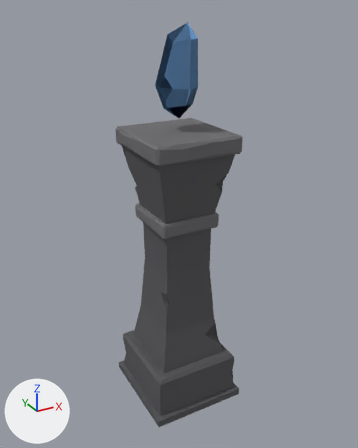
A saved change to the FBX model Assets/Project/Art/Models/Stele_Sentinel.FBX.
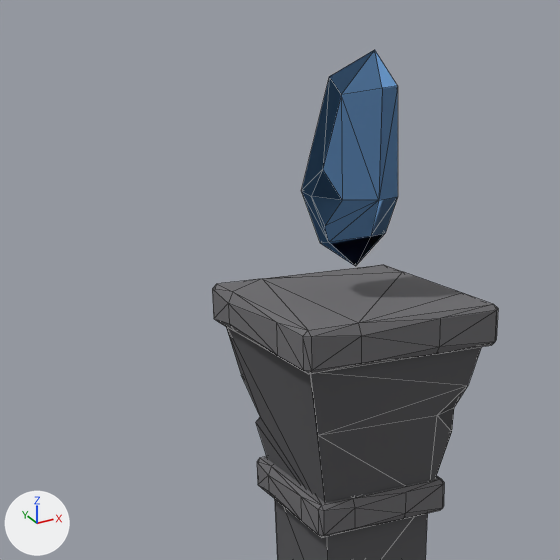
Each version is shown whole from a 50 mm camera at (-2.91, -5.36, 5.36) aimed at (0.04, 0.0, 2.68), then close up on the part from 6% to 75% of the width and 0% to 56% of the height. Lighting does not change. The marker at lower left points along +X, +Y and +Z. The close-ups show mesh edges as thin lines. Where no turn or scale is listed for an object, it has been applied to the vertices.

The first close-up shows 'Brasero001'.
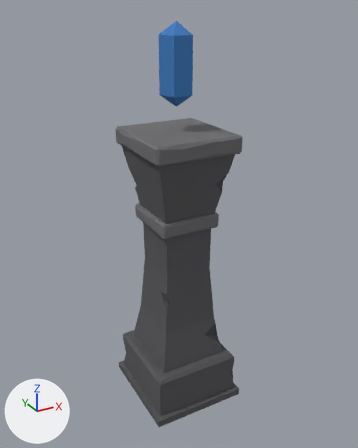
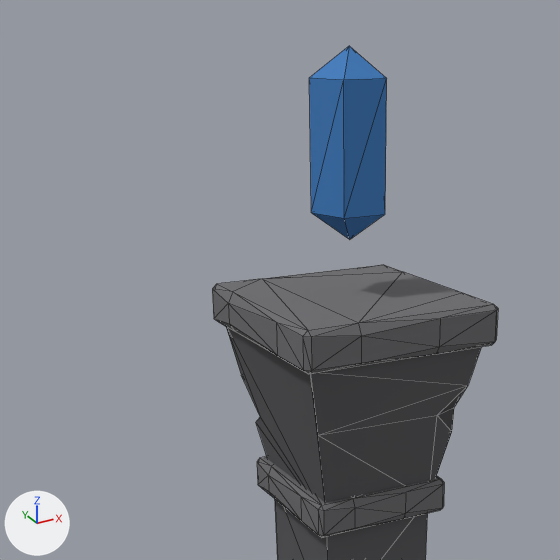
Commit message: Stele_Sentinel mesh change (cristal)

What changed in the scene script:
```text
Change me_mesh:
    used by ob_brasero001; location = (0.0, 0.0, 0.0)
    remove me_mesh.from_pydata(...)  # 193 vertices, 366 faces; spans x -0.67..0.67, y -0.71..0.71, z 0.03..5.19
    add me_mesh.from_pydata(...)  # 185 vertices, 350 faces; spans x -0.67..0.67, y -0.71..0.71, z 0.03..5.21
    me_mesh part 1
    15 vertices are removed from x -0.22..0.23, y -0.27..0.24, z 4.26..5.19
    36 faces are deleted
    5 vertices move from x -0.1..0.24, y -0.21..0.14, z 4.09..4.46 to x -0.2..0.0, y -0.17..0.2, z 4.39..5.06
    7 vertices are added at x 0.0..0.2, y -0.17..0.2, z 4.24..5.21
    20 new faces join them
    me_mesh part 2: 2 kept faces spanning x -0.2..-0.12, y -0.17..0.06, z 4.39..5.06 get new texture (UV) coordinates
```

Pixel boxes [x1, y1, x2, y2] of what changed, in the close-ups (560 x 560 px):
'Brasero001', reshaped
    before: [212, 50, 498, 560]
    after: [212, 46, 498, 560]
part 1 of me_mesh, cut back
    before: [301, 50, 398, 266]
    after: [309, 46, 387, 240]
part 2 of me_mesh, surface changed
    before: [357, 197, 398, 264]
    after: [309, 78, 344, 218]
